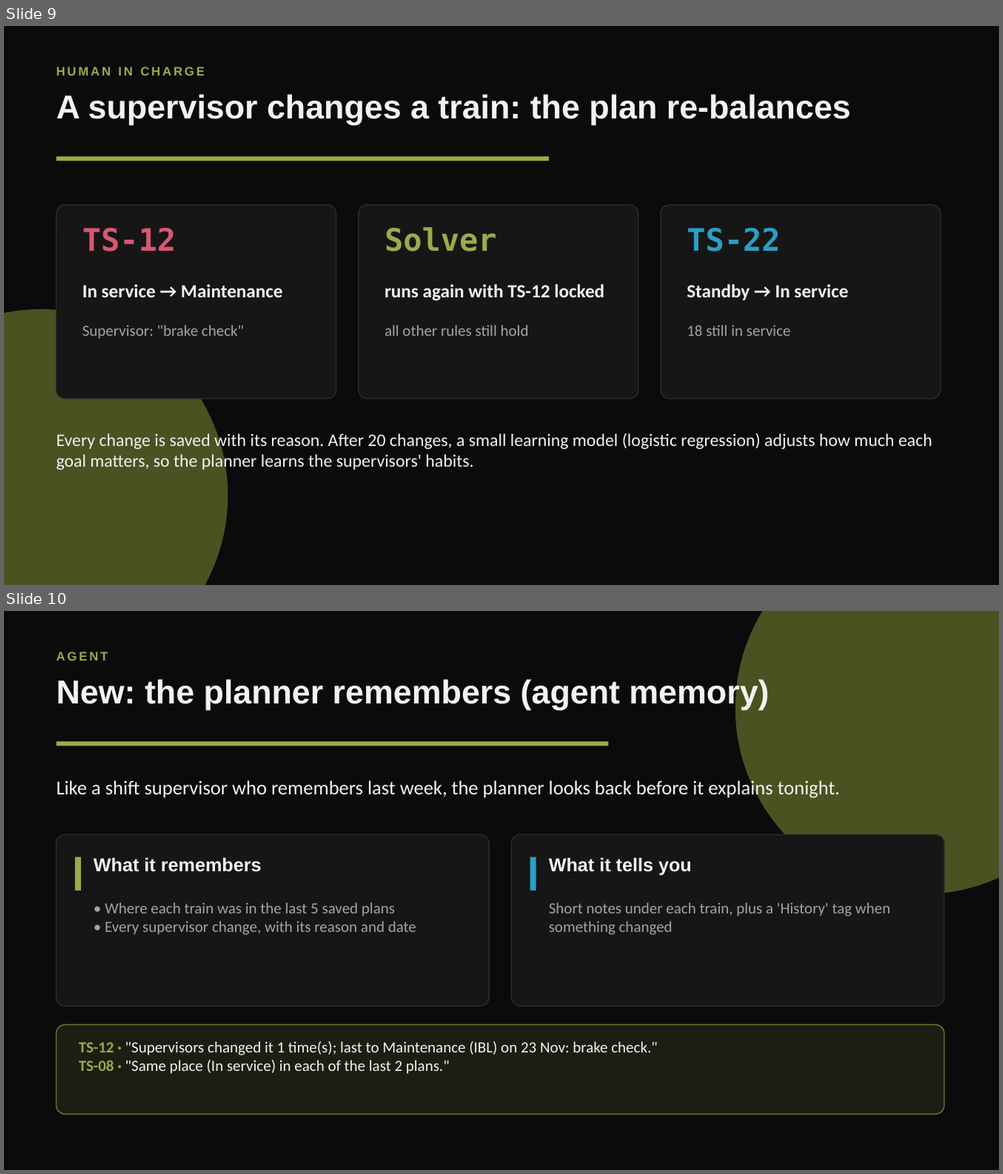
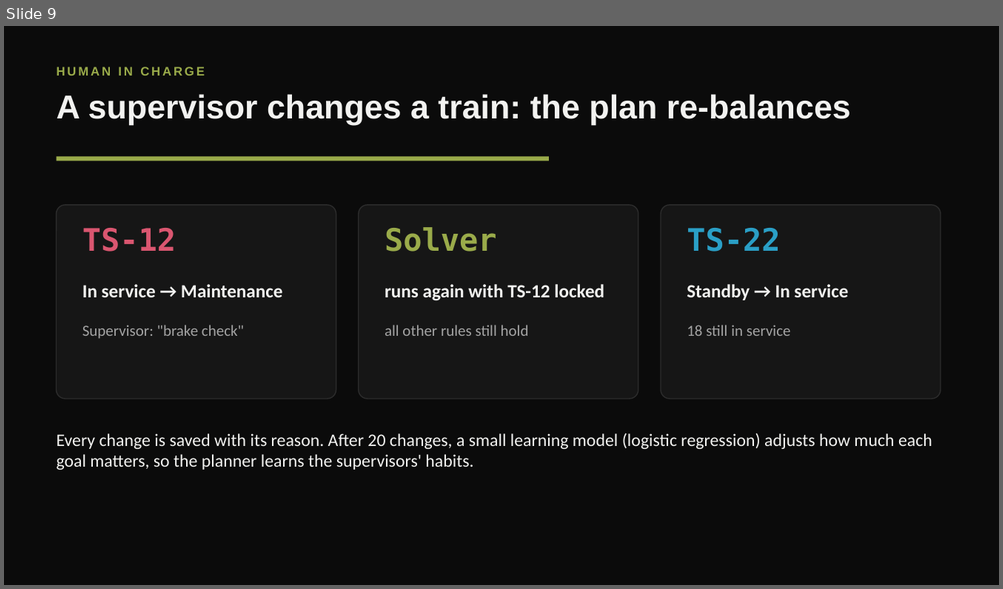
Before and after one commit to AyushDas4890/metrosched, a slide deck: presentation/MetroSched_Motion.pptx. Shown one above the other, each under a label of ours: slides 9 and 10 before the commit, slide 9 after it. The pictures are 1003x1174 and 1003x589 pixels, drawn with LibreOffice and Linux fonts; fonts in the diff are those of the drawing. Boxes give left, top, right and bottom in pixels: in the first picture for what was removed or moved away, otherwise in the second. Text is boxed around its words. In the diff, an @@ line names an element or a change of style, - is before the commit and + after.

```diff
--- a/presentation/MetroSched_Motion.pptx
+++ b/presentation/MetroSched_Motion.pptx
@@ slide 10 removed at (x1=4, y1=611, x2=999, y2=1170), background #0B0B0B @@
@@ ellipse removed at (x1=735, y1=611, x2=999, y2=894) @@
@@ text removed at (x1=57, y1=652, x2=108, y2=661) @@
-AGENT
@@ text removed at (x1=57, y1=678, x2=768, y2=710) @@
-New: the planner remembers (agent memory)
@@ rectangle removed at (x1=57, y1=741, x2=609, y2=746) @@
@@ text removed at (x1=57, y1=778, x2=839, y2=799) @@
-Like a shift supervisor who remembers last week, the planner looks back before it explains tonight.
@@ rounded rectangle removed at (x1=57, y1=834, x2=489, y2=1006) @@
@@ rounded rectangle removed at (x1=512, y1=834, x2=944, y2=1006) @@
@@ rectangle removed at (x1=75, y1=857, x2=81, y2=891) @@
@@ text removed at (x1=94, y1=857, x2=262, y2=872) @@
-What it remembers
@@ rectangle removed at (x1=530, y1=857, x2=536, y2=891) @@
@@ text removed at (x1=549, y1=857, x2=691, y2=876) @@
-What it tells you
@@ text removed at (x1=105, y1=903, x2=416, y2=935) @@
-• Where each train was in the last 5 saved plans
-• Every supervisor change, with its reason and date
@@ text removed at (x1=549, y1=903, x2=890, y2=935) @@
-Short notes under each train, plus a 'History' tag when something changed
@@ rounded rectangle removed at (x1=57, y1=1025, x2=944, y2=1115) @@
@@ text removed at (x1=79, y1=1042, x2=657, y2=1074) @@
-TS-12 · "Supervisors changed it 1 time(s); last to Maintenance (IBL) on 23 Nov: brake check."
-TS-08 · "Same place (In service) in each of the last 2 plans."
@@ slide 9 changed as well @@
@@ ellipse removed at (x1=4, y1=309, x2=227, y2=585) @@
```
Also in this commit, not shown: 9 other slides changed, 1 slide added, 1 other slide removed, 1 other file.
